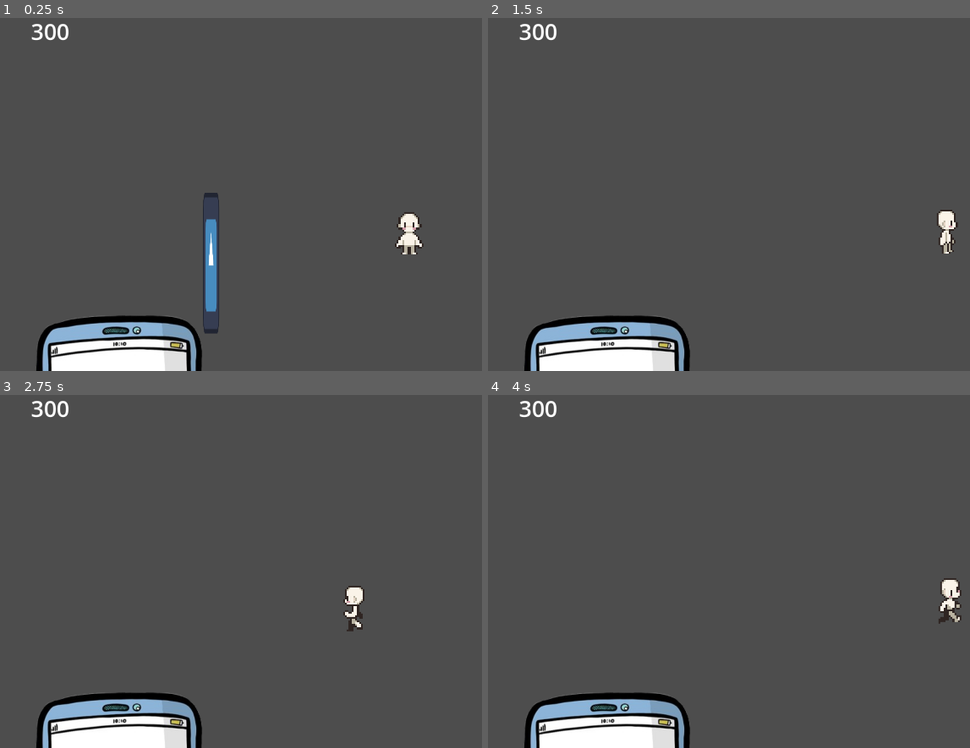
Above: before the commit, frames 1-4 (two rows, left to right).
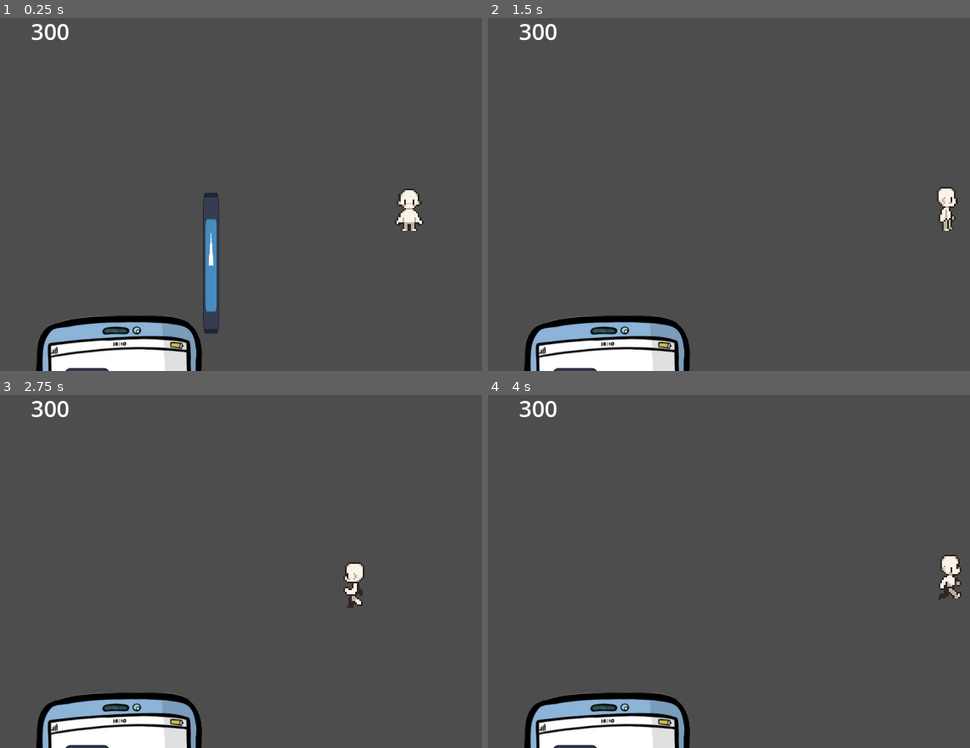
Above: after the commit, the same moments.

Repository: GiFlorin/backpacker-craze
Game: Godot game, scene res://Assets/Features/Destinations/du_1.tscn
Same seed, same stepped clock (60 frames per second), same inputs: the game is played once before the commit and once after it. The engine's default icon, where the game draws it, is replaced by a stand-in: a white triangle on a blue panel in a dark square.
Inputs (mouse positions are in pixels of both pictures, inside the frame that each line leads up to):
- Up to frame 1 (0.25 s): no input
- Up to frame 2 (1.5 s): move the mouse to (outside the picture) at 0.52 s; hold Ctrl (Run) 0.53-1.28 s; hold D (Right) from 0.53 s (still down); tap Up (Up) at 0.77 s; move the mouse to (690, 201) at 1.27 s; tap Ctrl (Run) at 1.35 s
- Up to frame 3 (2.75 s): tap Up (Up) at 1.52 s; move the mouse to (404, 476) at 2.02 s; release D (Right) at 2.03 s; hold A (Left) from 2.03 s (still down); hold Ctrl (Run) from 2.03 s (still down)
- Up to frame 4 (4 s): move the mouse to (791, 635) at 2.77 s; release A (Left) at 2.78 s; release Ctrl (Run) at 2.78 s; hold D (Right) from 2.78 s (still down); tap Ctrl (Run) at 2.85 s; tap Up (Up) at 3.02, 3.77 s; move the mouse to (outside the picture) at 3.52 s; hold Ctrl (Run) from 3.53 s (still down)

The runs differ from the first frame. In frame 1, 0.8% of the frame differs, in the area x 13-88%, y 48-100%; in frame 2, 0.6%; in frame 3, 0.7%; in frame 4, 0.7%.

Commit message:
phone working with clickable app

Diff:
--- /dev/null
+++ b/Assets/Core/GUI/Phone/map_app.gd
@@ -0,0 +1,11 @@
+extends TextureButton
+var is_hovered = false
+
+func _on_button_down() -> void:
+	get_tree().change_scene_to_file("res://Assets/Core/map_scene.tscn")
+
+func _on_mouse_entered() -> void:
+	is_hovered = true
+
+func _on_mouse_exited() -> void:
+	is_hovered = false
--- a/Assets/Core/GUI/Phone/phone.gd
+++ b/Assets/Core/GUI/Phone/phone.gd
@@ -2,8 +2,10 @@
 
 @onready var animation_player: AnimationPlayer = $AnimationPlayer
 @onready var phone_shape: Node2D = $phone_shape
+@onready var map_app: TextureButton = $phone_shape/app_icons/map_app
 
 var phone_active: bool = false
+var is_hovered:bool = false
 
 func _ready() -> void:
 	$phone_shape/phone_area.mouse_entered.connect(_on_mouse_entered_phone)
@@ -11,13 +13,15 @@
 	phone_shape.position.y = 0
 
 func _on_mouse_entered_phone():
-	phone_active = true
-	animation_player.play('phone_in')
+	is_hovered = true
 
 func _on_mouse_exited_phone():
-	phone_active = false
-	animation_player.play_backwards("phone_in")
+	is_hovered = false
 
 func _process(delta: float) -> void:
-	if !phone_active:
-		pass
+	if !phone_active and (is_hovered or map_app.is_hovered):
+		animation_player.play('phone_in')
+		phone_active = true
+	elif phone_active and (!is_hovered and !map_app.is_hovered()):
+		animation_player.play_backwards("phone_in")
+		phone_active = false
--- a/Assets/Core/GUI/Phone/phone.tscn
+++ b/Assets/Core/GUI/Phone/phone.tscn
@@ -1,8 +1,9 @@
-[gd_scene load_steps=8 format=3 uid="uid://cc2x16lkbvmvq"]
+[gd_scene load_steps=9 format=3 uid="uid://cc2x16lkbvmvq"]
 
 [ext_resource type="Script" uid="uid://djscq2tfvddsv" path="res://Assets/Core/GUI/Phone/phone.gd" id="1_c0dgp"]
 [ext_resource type="Texture2D" uid="uid://7q8nimwtc8d4" path="res://Assets/Shared/icon.svg" id="1_fu88h"]
 [ext_resource type="Texture2D" uid="uid://le7yxnvqupe6" path="res://Assets/Core/GUI/Phone/phone_placeholder_img-removebg-preview.png" id="2_12778"]
+[ext_resource type="Script" uid="uid://cw8l50lf7yk0u" path="res://Assets/Core/GUI/Phone/map_app.gd" id="4_m6nwh"]
 
 [sub_resource type="Animation" id="Animation_04dg6"]
 length = 0.001
@@ -84,3 +85,22 @@
 region_rect = Rect2(0, 0, 800, 800)
 
 [node name="Sprite_bg" type="Sprite2D" parent="phone_shape"]
+
+[node name="app_icons" type="Node2D" parent="phone_shape"]
+position = Vector2(0, 68.3106)
+scale = Vector2(0.28216705, 0.40661073)
+
+[node name="map_app" type="TextureButton" parent="phone_shape/app_icons"]
+offset_left = -139.0
+offset_top = -446.0
+offset_right = -11.0
+offset_bottom = -318.0
+tooltip_text = "map"
+mouse_default_cursor_shape = 2
+texture_normal = ExtResource("1_fu88h")
+texture_pressed = ExtResource("1_fu88h")
+script = ExtResource("4_m6nwh")
+
+[connection signal="button_down" from="phone_shape/app_icons/map_app" to="phone_shape/app_icons/map_app" method="_on_button_down"]
+[connection signal="mouse_entered" from="phone_shape/app_icons/map_app" to="phone_shape/app_icons/map_app" method="_on_mouse_entered"]
+[connection signal="mouse_exited" from="phone_shape/app_icons/map_app" to="phone_shape/app_icons/map_app" method="_on_mouse_exited"]
--- /dev/null
+++ b/Assets/Core/map_scene.tscn
@@ -0,0 +1,3 @@
+[gd_scene format=3 uid="uid://bveo842epkipk"]
+
+[node name="map_scene" type="Node2D"]
--- a/Assets/Features/Destinations/du_1.tscn
+++ b/Assets/Features/Destinations/du_1.tscn
@@ -6,16 +6,20 @@
 
 [node name="du_1" type="Node2D"]
 
-[node name="player_top_down" parent="." instance=ExtResource("1_tvra2")]
+[node name="GUI" parent="." instance=ExtResource("3_y2o7w")]
+
+[node name="y-sort" type="Node2D" parent="."]
+y_sort_enabled = true
+
+[node name="player_top_down" parent="y-sort" instance=ExtResource("1_tvra2")]
 position = Vector2(210, 127)
 
-[node name="Camera2D" type="Camera2D" parent="player_top_down"]
+[node name="Camera2D" type="Camera2D" parent="y-sort/player_top_down"]
 position = Vector2(-210, -127)
 position_smoothing_enabled = true
 
-[node name="Icon" type="Sprite2D" parent="."]
-position = Vector2(-353, 233)
+[node name="Icon" type="Sprite2D" parent="y-sort"]
+position = Vector2(-354, 433)
 scale = Vector2(0.3577375, 3.1244721)
 texture = ExtResource("2_y2o7w")
-
-[node name="GUI" parent="." instance=ExtResource("3_y2o7w")]
+offset = Vector2(2.7953491, -64.01081)
--- a/Assets/Features/Player/top-down/player_top_down.tscn
+++ b/Assets/Features/Player/top-down/player_top_down.tscn
@@ -576,23 +576,25 @@
 }]
 
 [sub_resource type="RectangleShape2D" id="RectangleShape2D_1e1qb"]
-size = Vector2(85, 134)
+size = Vector2(49, 38)
 
 [node name="player_top_down" type="CharacterBody2D"]
 script = ExtResource("1_1e1qb")
 
 [node name="AnimatedSprite" type="AnimatedSprite2D" parent="."]
 texture_filter = 1
+position = Vector2(0, -65.99999)
 scale = Vector2(5, 5)
 sprite_frames = SubResource("SpriteFrames_jxxnn")
 animation = &"run_up_side"
-frame_progress = 0.6909912
+frame_progress = 0.668451
 
 [node name="CollisionShape" type="CollisionShape2D" parent="."]
-position = Vector2(-5.5, 2)
+position = Vector2(0.5, -16)
 shape = SubResource("RectangleShape2D_1e1qb")
 
 [node name="state_machine" type="Node2D" parent="."]
+position = Vector2(0, -66)
 script = ExtResource("4_kuldf")
 
 [node name="idle" type="Node2D" parent="state_machine"]
--- a/Assets/Features/Player/top-down/state-machine/state_machine.gd
+++ b/Assets/Features/Player/top-down/state-machine/state_machine.gd
@@ -48,7 +48,7 @@
 		is_walking = false
 
 func process_state():
-	if Input.get_axis("Left", "Right") < 0 or facing_direction == 'left' or facing_direction == 'up left' or facing_direction == 'down left':
+	if facing_direction == 'left' or facing_direction == 'up left' or facing_direction == 'down left':
 		animated_sprite.flip_h = true
 	else:
 		animated_sprite.flip_h = false
@@ -65,6 +65,5 @@
 # Called every frame. 'delta' is the elapsed time since the previous frame.
 func _process(delta: float) -> void:
 	set_facing_direction()
-	print(facing_direction)
 	cur_animation = process_state()
 	animated_sprite.play(cur_animation)
--- a/project.godot
+++ b/project.godot
@@ -23,6 +23,10 @@
 
 window/size/viewport_width=1920
 window/size/viewport_height=1080
+
+[editor]
+
+movie_writer/movie_file="C:/Users/User/OneDrive/Área de Trabalho/projetoss/backpacker-craze/Assets/recording.avi"
 
 [file_customization]
 
Not shown, added: Assets/Core/GUI/Phone/map_app.gd.uid
Not shown, added: Assets/recording.avi
